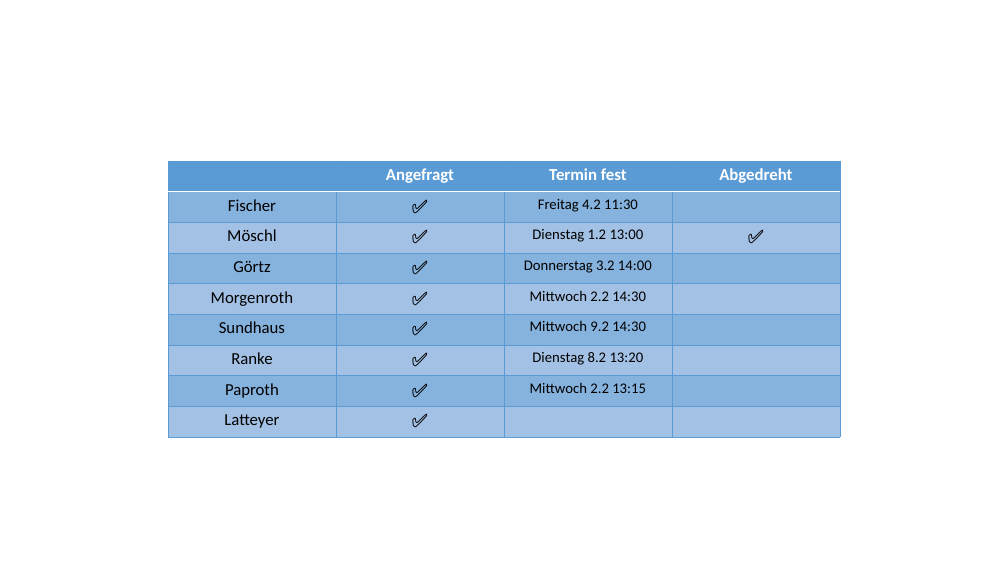
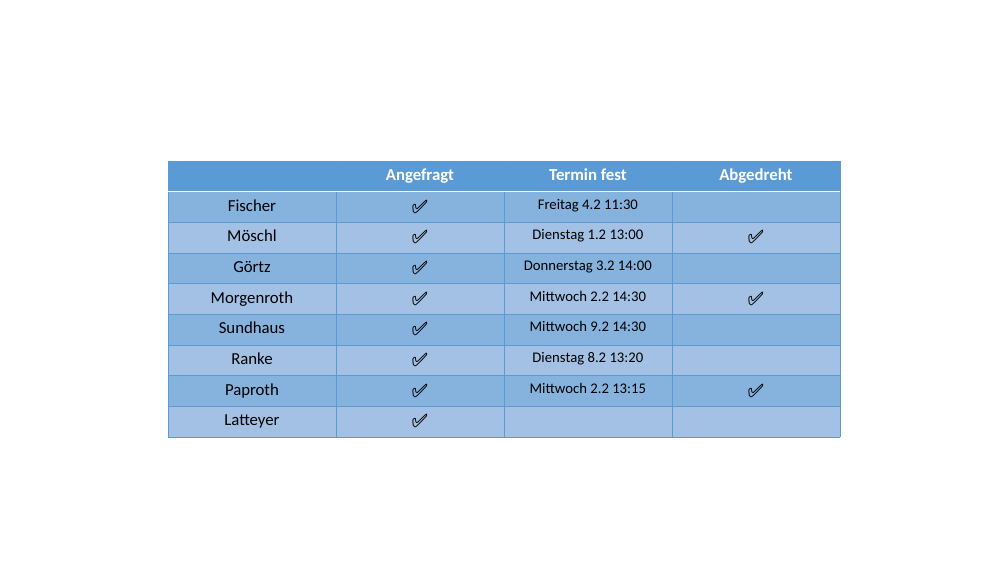
Before and after one commit to FinnKrause/geschichte_videogrojekt, a slide deck: slide 1 of src/assets/Tabelle.pptx. Drawn at 1008x567 pixels with LibreOffice and Linux fonts; fonts in the diff are those of the drawing. Boxes give left, top, right and bottom in pixels: in the first picture for what was removed or moved away, otherwise in the second. Text is boxed around its words. In the diff, an @@ line names an element or a change of style, - is before the commit and + after.

```diff
--- a/src/assets/Tabelle.pptx
+++ b/src/assets/Tabelle.pptx
@@ table at box(168, 161, 839, 437) @@
-row 5, column 4: 
+row 5, column 4: ✅
-row 8, column 4: 
+row 8, column 4: ✅
```
Also in this commit, not shown: 3 other files.
